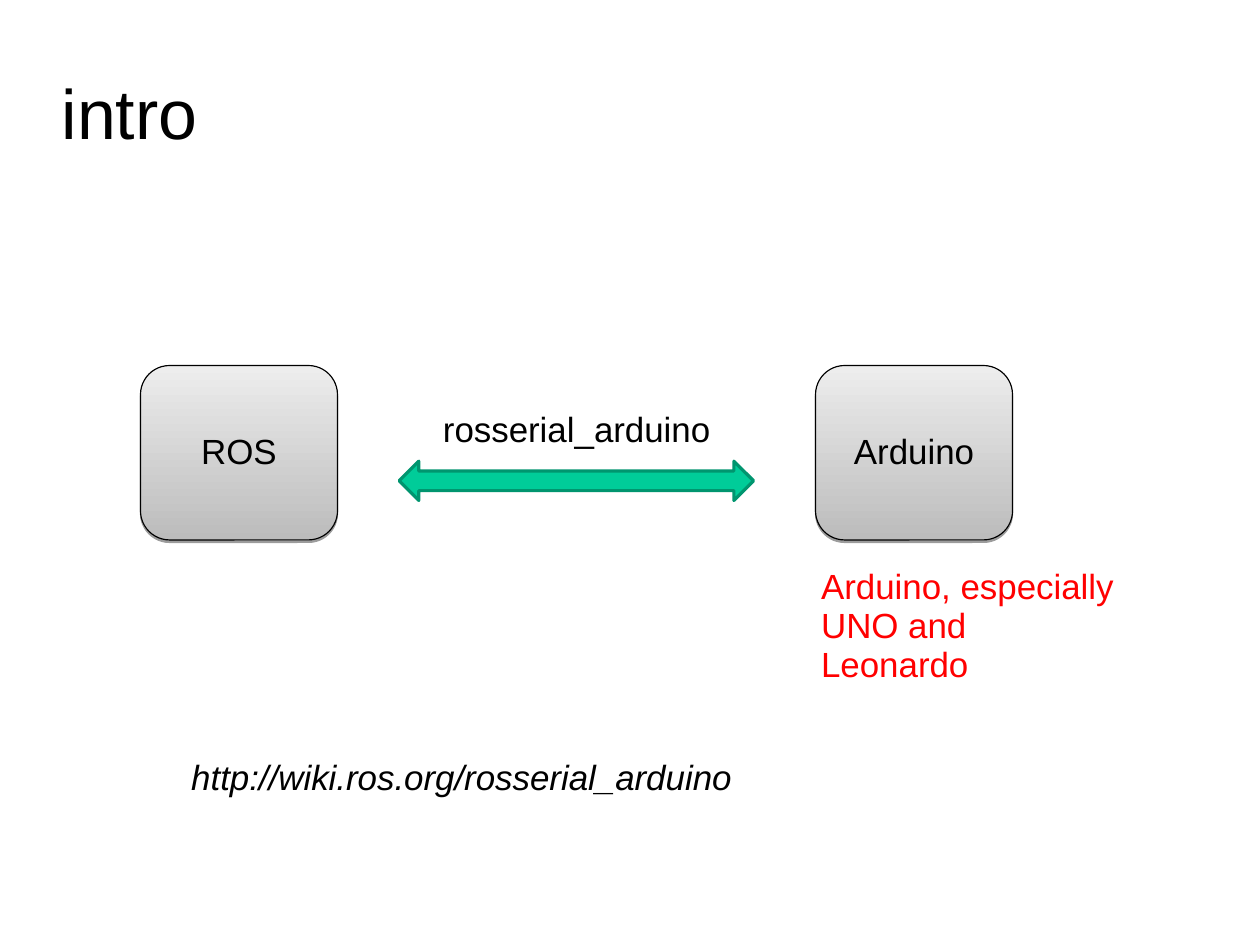
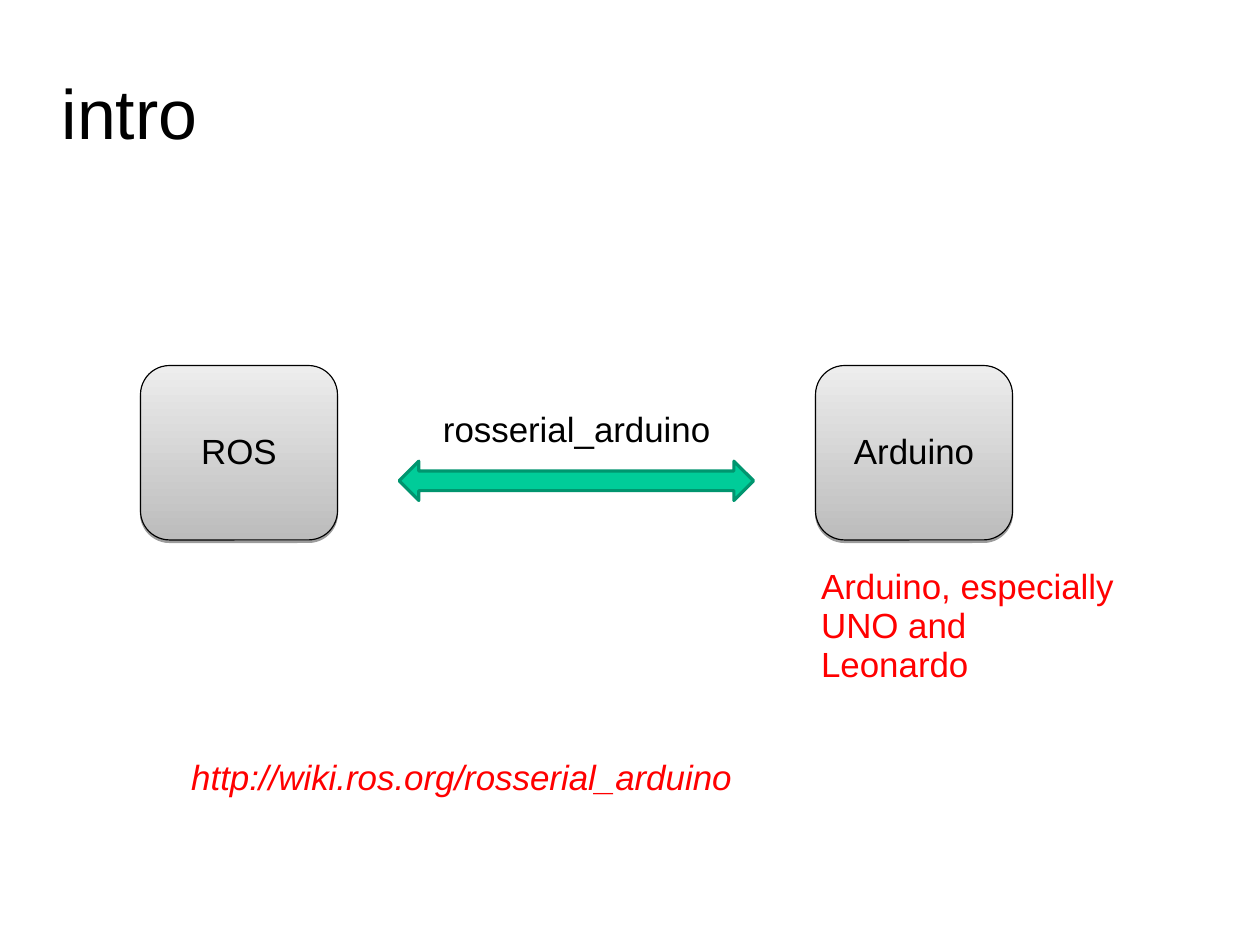
Before and after one commit to usedtolove/ros-study, a slide deck: slide 2 of docs/2.Intermediate/01.serial.ppt. Drawn at 1260x945 pixels with LibreOffice and Linux fonts; fonts in the diff are those of the drawing. Boxes give left, top, right and bottom in pixels: in the first picture for what was removed or moved away, otherwise in the second. Text is boxed around its words. In the diff, an @@ line names an element or a change of style, - is before the commit and + after.

```diff
--- a/docs/2.Intermediate/01.serial.ppt
+++ b/docs/2.Intermediate/01.serial.ppt
@@ text "http://wiki.ros.org/rosserial_arduino" at (191, 764, 731, 797): text colour #000000 to #FF0000 @@
```
Also in this commit, not shown: 3 other slides changed, 3 slides added, 3 slides removed, 5 other files.
